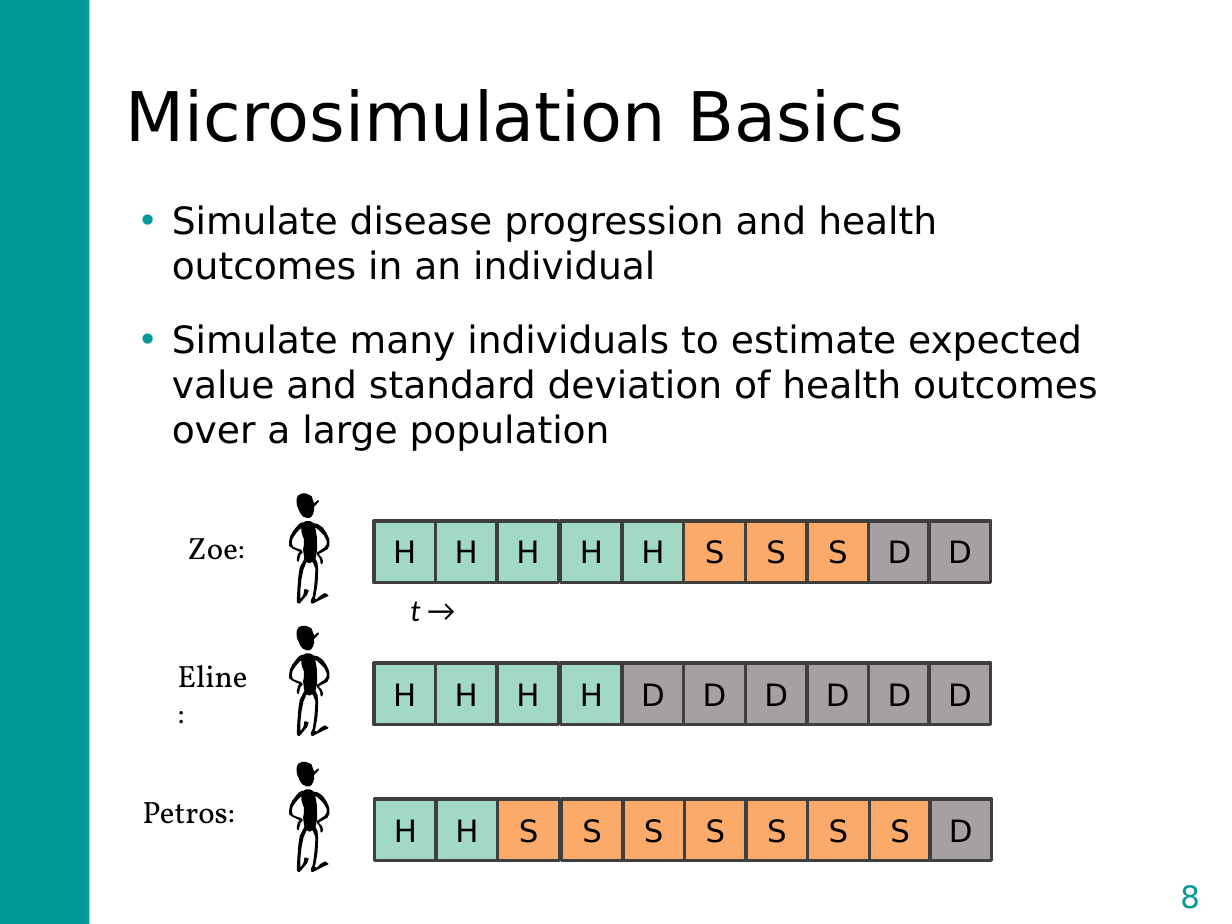
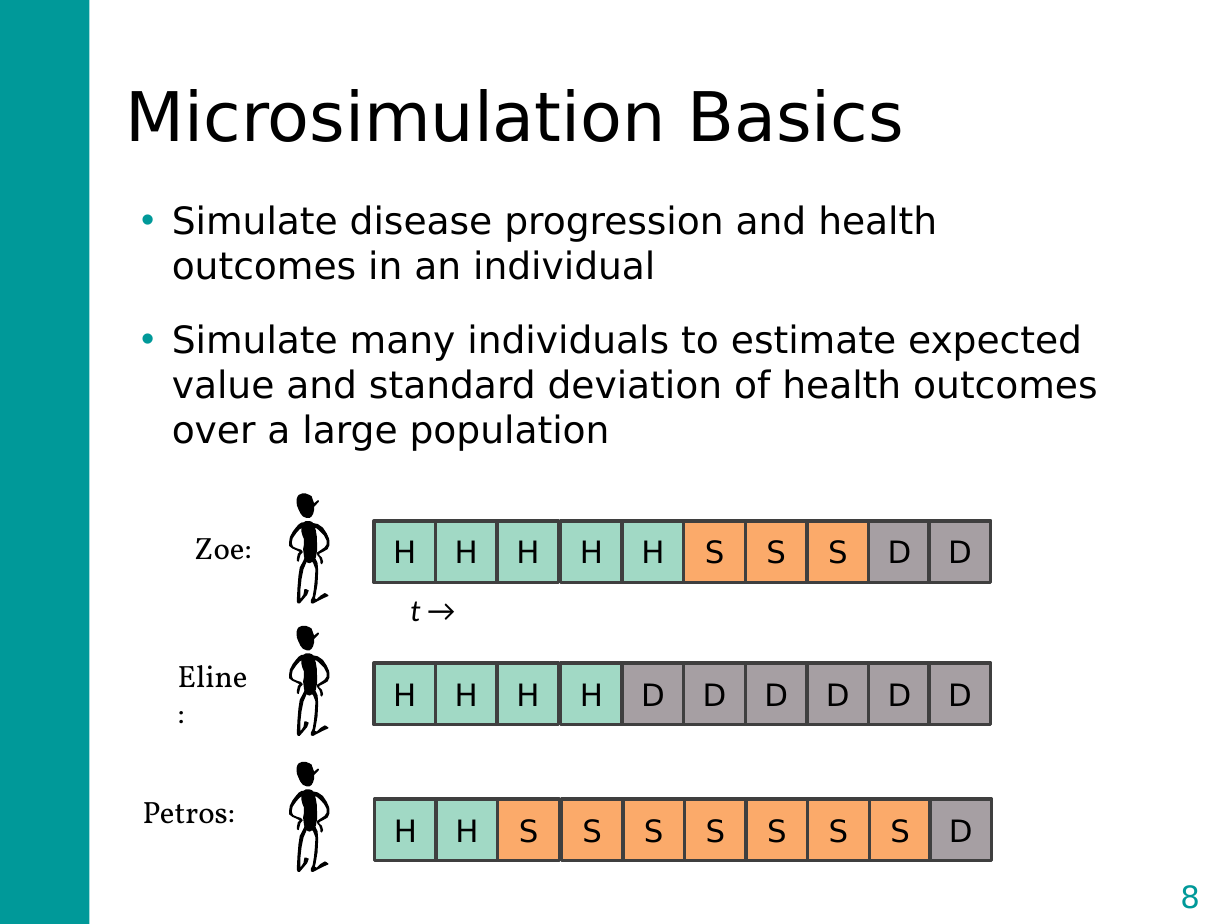
Before and after one commit to DARTH-git/Course-Modularization, a slide deck: slide 8 of Microsimulation/Slides/Microsimulation.pptx. Drawn at 1232x924 pixels with LibreOffice and Linux fonts; fonts in the diff are those of the drawing. Boxes give left, top, right and bottom in pixels: in the first picture for what was removed or moved away, otherwise in the second. Text is boxed around its words. In the diff, an @@ line names an element or a change of style, - is before the commit and + after.

Commit message:
Improve the microsim time and PSA

```diff
--- a/Microsimulation/Slides/Microsimulation.pptx
+++ b/Microsimulation/Slides/Microsimulation.pptx
@@ text "Zoe:": place and size @@
-text "Zoe:" at (187, 538, 245, 560)
+text "Zoe:" at (194, 538, 252, 560)
```
Also in this commit, not shown: 2 other slides changed, 15 other files.
